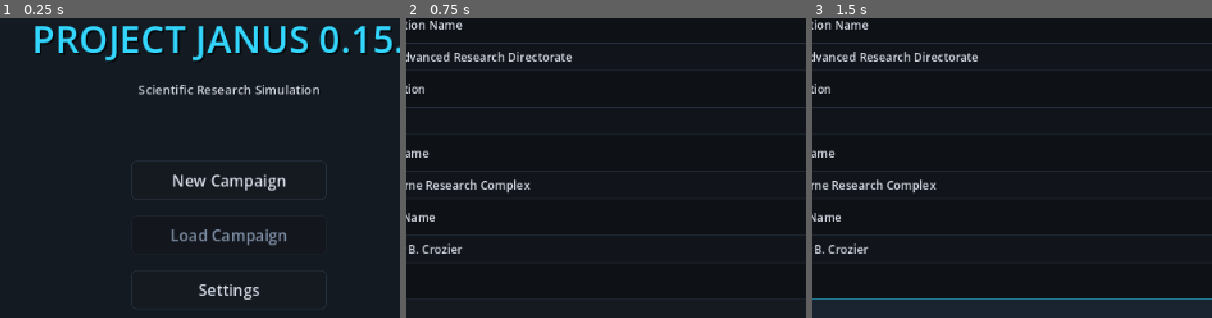
Above: before the commit, frames 1-3 (left to right).
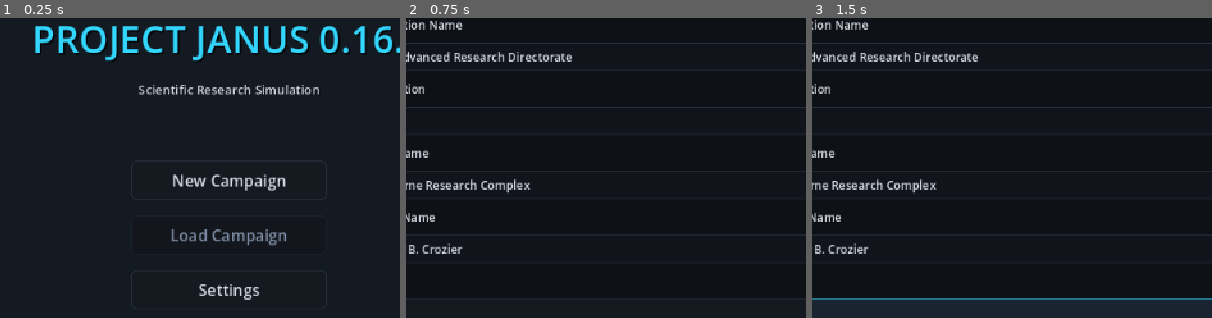
Above: after the commit, the same moments.

Repository: lutecian/project-janus
Game: Godot game, scene res://scenes/main/main_menu.tscn
Two runs of this game, one before a commit and one after it. Both use one fixed random seed, a clock stepped at 60 frames per second and the inputs below.
Inputs:
- Up to frame 1 (0.25 s): no input
- Up to frame 2 (0.75 s): click "New Campaign" at 0.5 s
- Up to frame 3 (1.5 s): click "Normal" at 1.25 s
The pictures show only the part of the screen within x 21-71%, y 6-56%; the shares and areas given below are measured in that part.

The runs differ from the first frame. In frame 1, 0.2% of the frame differs, in the area x 93-98%, y 2-12%; in frame 2, nothing differs; in frame 3, nothing differs.

Commit message:
JANUS 0.16 quality+growth: dead code, domination probe, XP, save slots

Diff:
--- a/scripts/autoload/game_state.gd
+++ b/scripts/autoload/game_state.gd
@@ -1,6 +1,6 @@
 extends Node
 
-const GAME_VERSION := "0.15.0"
+const GAME_VERSION := "0.16.0"
 const ObservationSimulator = preload("res://scripts/simulation/observation_simulator.gd")
 
 var campaign_id: String = ""
Not shown, changed: CHANGELOG.md
